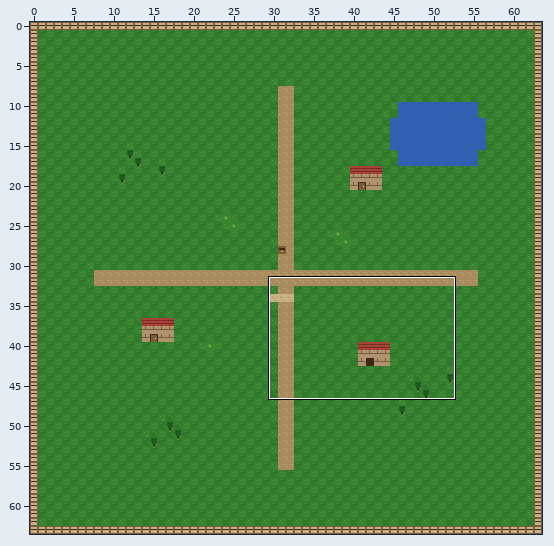
Two versions of a level (Tiled map (JSON), examples/games/rpg/res/town.tmj). The picture above shows the old version from afar; the outline marks the close-up.
Close-up. Earlier state:
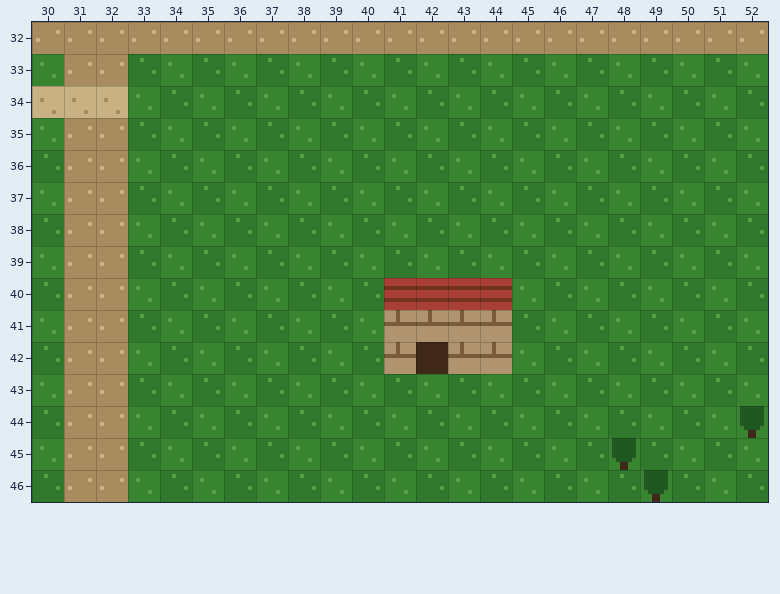
Cells are 8x8 px. Shown: x 30..52, y 32..46. Tiles whose own drawing changed are shown in their newer look in all pictures.
And afterwards:
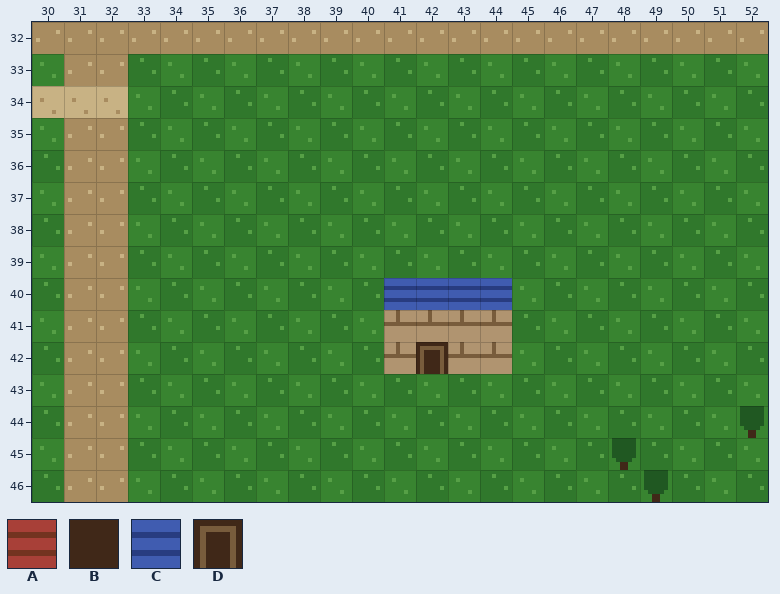
Key: from "tileset": A 4, B 5, C 12, D 13.
_ is an empty cell, . an unchanged one.
Diff:
--- layer "BG1"
@@ x 41..44 @@
-40 AAAA
+40 CCCC
@@ x 42..42 @@
-42 B
+42 D
Changed places in both close-ups, as pixel boxes (x1, y1, x2, y2):
changed: (384, 278, 512, 310)
changed: (420, 346, 444, 374)
